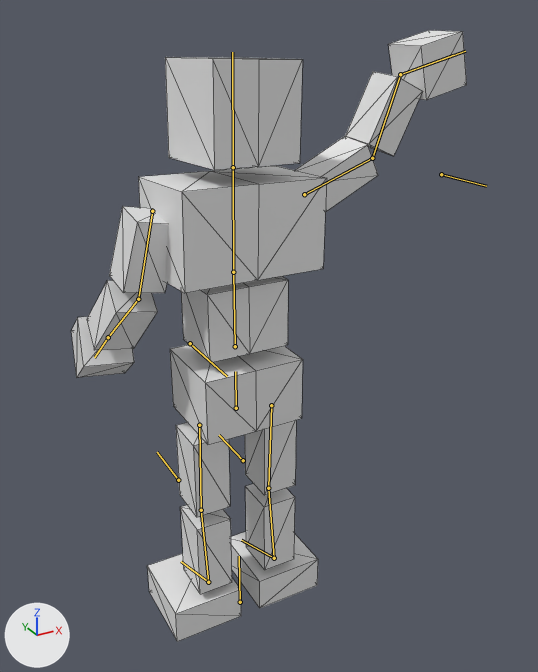
The glTF model BrowserGame/public/models/animateblend2.glb as it was, and as the next commit left it.
Both versions are drawn from a 50 mm lens placed at (-6.86, -14.09, 9.89), pointed at (1.32, 0.78, 2.46). Every picture has the same lights, and +X, +Y and +Z are marked at lower left. Both versions are drawn at frame 12 of the action 'chest.walk'; the numbers are the values there. The bones that bend it are drawn over the model as lines. Mesh edges are drawn as thin lines.

In view in the first picture: '立方体'.
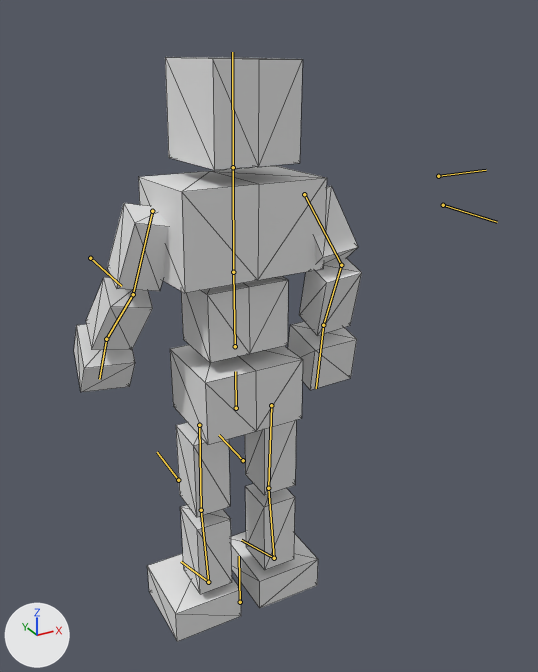
Location of each change, (x1, y1, x2, y2) in pixels of the pictures (538 x 672 px):
'立方体', posed (27% narrower): before (71, 30, 467, 642); after (74, 57, 362, 642)
bone 'upper arm.R', root to tip: before (152, 211) to (138, 299); after (152, 211) to (133, 294)
bone 'forearm.R', root to tip: before (138, 299) to (108, 337); after (133, 294) to (106, 339)
bone 'hand.R', root to tip: before (108, 337) to (94, 357); after (106, 339) to (99, 379)
bone 'upper arm.L', root to tip: before (304, 194) to (372, 158); after (304, 194) to (341, 265)
bone 'forearm.L', root to tip: before (372, 158) to (400, 74); after (341, 265) to (323, 325)
bone 'hand.L', root to tip: before (400, 74) to (465, 51); after (323, 325) to (316, 388)

The change in detail:
Bone 'upper arm.R' (bone_upper_arm_r) turns from (-7, 7, 80) to (-14, 11, 79) degrees about its own x, y and z.
Bone 'forearm.R' (bone_forearm_r) turns from (-28, 0, 1) to (-16, 0, 0) degrees about its own x, y and z.
Bone 'hand.R' (bone_hand_r) turns from (-15, 4, 10) to (-4, 0, 11) degrees about its own x, y and z.
Bone 'upper arm.L' (bone_upper_arm_l) turns from (-8, 96, 14) to (44, -4, -83) degrees about its own x, y and z.
Bone 'forearm.L' (bone_forearm_l) turns from (-38, 0, -1) to (-57, -1, -1) degrees about its own x, y and z.
Bone 'hand.L' (bone_hand_l) turns from (91, -38, -94) to (7, 2, -2) degrees about its own x, y and z.
